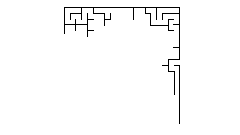
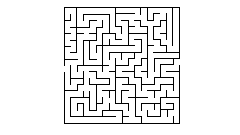
The second 240px x 135px image is a revision of the first. Changes to its layers:
painted on "outline" over box(64, 8, 180, 124)
